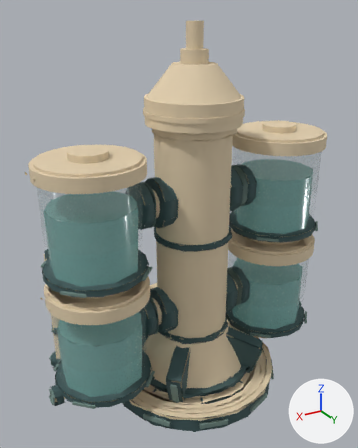
The glTF model assets/kit/labkit/Vat_T3.glb: old version first, new version second.
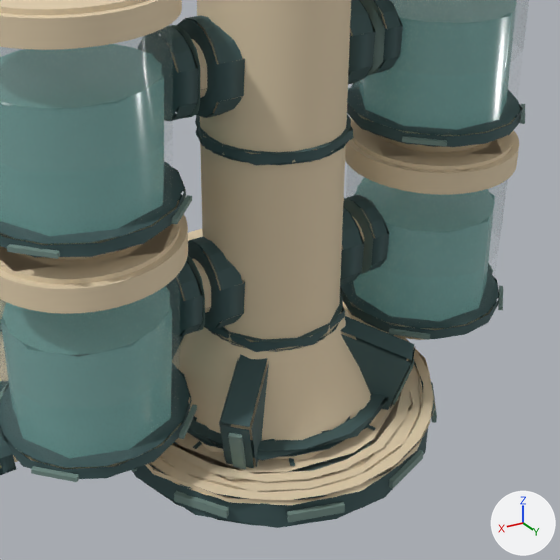
Each version appears first whole from a 50 mm camera at (5.21, 8.13, 8.05) aimed at (0.25, -0.14, 3.92), and next in a close-up on the part from 16% to 94% of the width and 38% to 100% of the height. Every picture has the same lights, and +X, +Y and +Z are marked at lower right. The older version's two pictures come first. Vertices at exactly the same position are counted once.

Script lines for the objects in view, before the commit:
```python
me_vat_t3 = bpy.data.meshes.new('Vat_T3')
me_vat_t3.from_pydata(...)  # 6493 vertices, 8490 faces; spans x -3.38..3.38, y -1.94..1.94, z -0.02..7.89
me_vat_t3.materials.append(mat_os_plate)  # beige #e2cfae
me_vat_t3.materials.append(mat_os_dark)  # dark cyan #3d5758
me_vat_t3.materials.append(mat_os_steel)  # beige #e2cfae
me_vat_t3.materials.append(mat_os_light)  # beige #e2cfae
me_vat_t3.materials.append(mat_os_recess)  # dark cyan #3d5758
me_vat_t3.materials.append(mat_os_glass)  # light grey #aecac7
me_vat_t3.materials.append(mat_os_ooze_neutral)  # cyan #5e8a86
me_vat_t3.materials.append(mat_os_shell)  # beige #e2cfae
me_vat_t3.materials.append(mat_os_glass_low)  # white #d8ece8
me_vat_t3.materials.append(mat_os_detail)  # greyish green #718a83
ob_vat_t3 = bpy.data.objects.new('Vat_T3', me_vat_t3)
ob_vat_t3.location = (0.0, 0.0, 0.0)
```
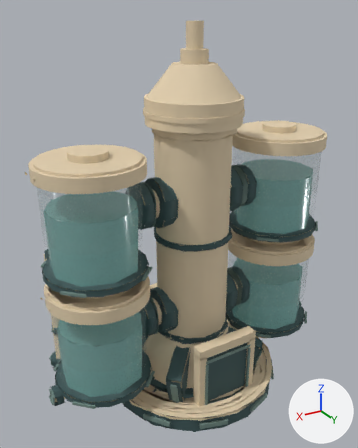
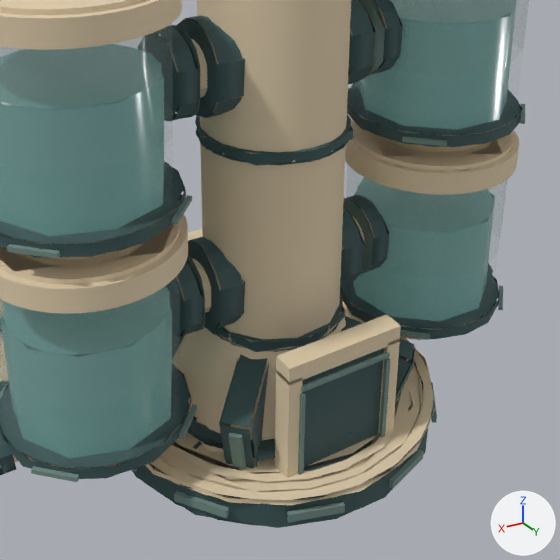
Edits to the bpy script that builds the scene:
```text
Change me_vat_t3:
    used by ob_vat_t3; location = (0.0, 0.0, 0.0)
    remove me_vat_t3.from_pydata(...)  # 6493 vertices, 8490 faces; spans x -3.38..3.38, y -1.94..1.94, z -0.02..7.89
    add me_vat_t3.from_pydata(...)  # 6549 vertices, 8574 faces; spans x -3.38..3.38, y -1.94..1.94, z -0.02..7.89
    me_vat_t3 part 1: a new loose piece, a box spanning x -0.55..0.55, y 1.18..1.38, z 0.06..1.56, in mat_os_dark (dark cyan #3d5758)
    me_vat_t3 part 2: a new loose piece, a box spanning x 0.54..0.7, y 1.2..1.44, z 0.06..1.66, in mat_os_steel (beige #e2cfae)
    me_vat_t3 part 3: a new loose piece, a box spanning x -0.7..-0.54, y 1.2..1.44, z 0.06..1.66, in mat_os_steel (beige #e2cfae)
    me_vat_t3 part 4: a new loose piece, a box spanning x -0.7..0.7, y 1.2..1.44, z 1.62..1.82, in mat_os_steel (beige #e2cfae)
    me_vat_t3 part 5: a new loose piece, a box spanning x 0.515..0.565, y 1.43..1.47, z 0.16..1.46, in mat_os_detail (greyish green #718a83)
    me_vat_t3 part 6: a new loose piece, a box spanning x -0.565..-0.515, y 1.43..1.47, z 0.16..1.46, in mat_os_detail (greyish green #718a83)
    me_vat_t3 part 7: a new loose piece, a box spanning x -0.55..0.55, y 1.43..1.47, z 1.495..1.545, in mat_os_detail (greyish green #718a83)
```

What differs and where, as boxes [x1, y1, x2, y2] in the close-ups (560 x 560 px):
part 1 of me_vat_t3, added
    after: [302, 348, 384, 467]
part 2 of me_vat_t3, added
    after: [275, 370, 303, 478]
part 3 of me_vat_t3, added
    after: [378, 339, 400, 434]
part 4 of me_vat_t3, added
    after: [276, 314, 401, 385]
part 5 of me_vat_t3, added
    after: [298, 392, 306, 475]
part 6 of me_vat_t3, added
    after: [379, 358, 391, 438]
part 7 of me_vat_t3, added
    after: [301, 352, 390, 392]
